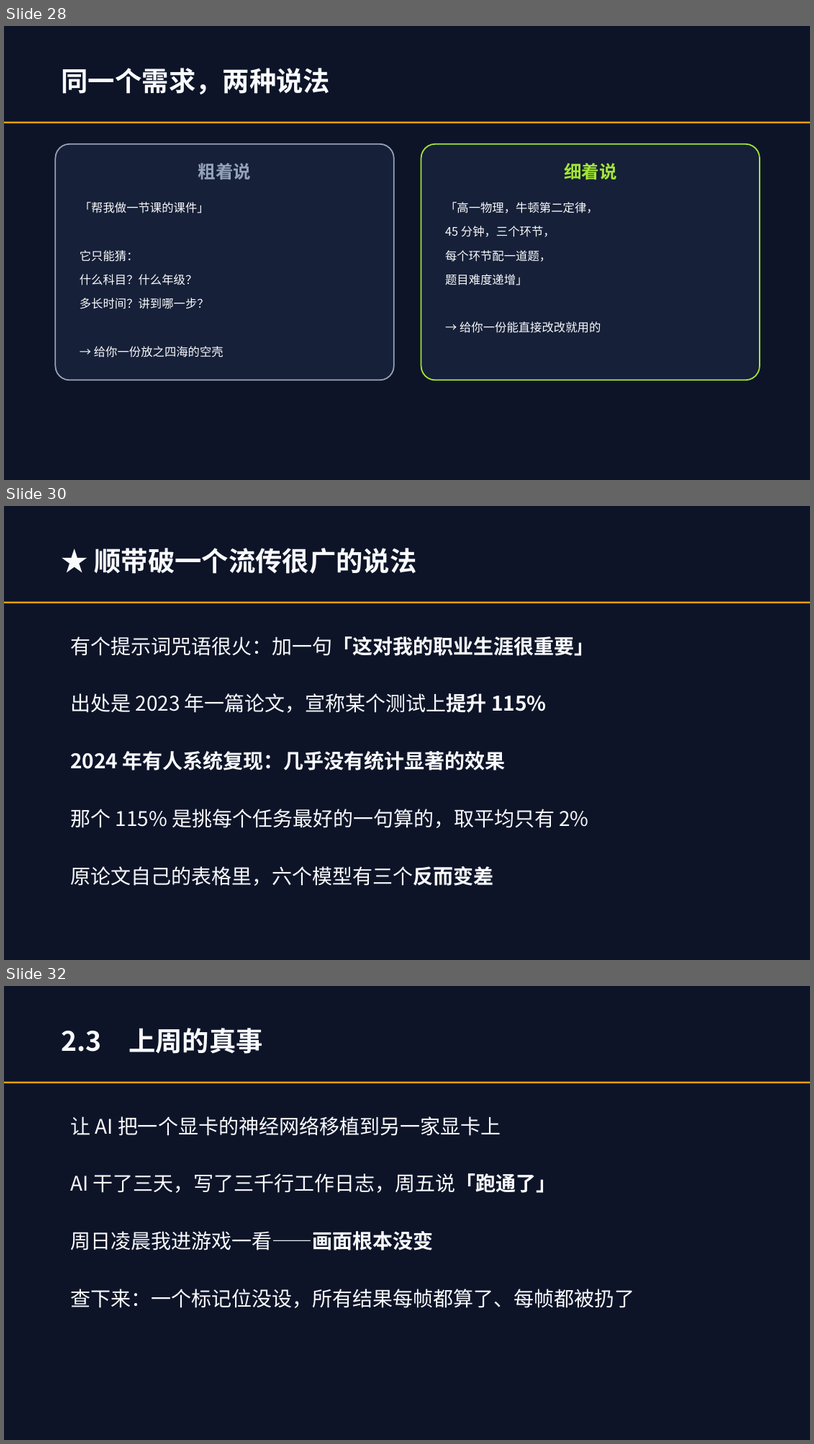
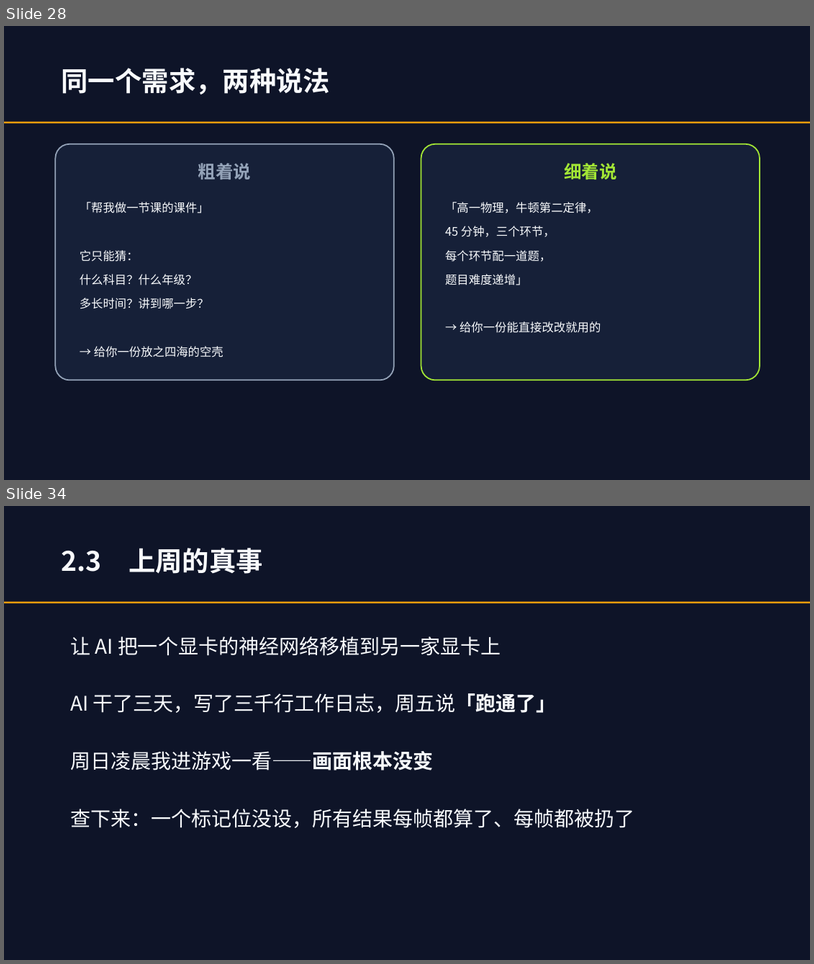
Before and after one commit to lmxxf/ai-theorys-study, a slide deck: wechat/curriculum/智能通识课.pptx. Shown one above the other, each under a label of ours: slides 28, 30 and 32 before the commit, slides 28 and 34 after it; the slides between them are not shown. The pictures are 814x1444 and 814x964 pixels, drawn with LibreOffice and Linux fonts; fonts in the diff are those of the drawing. Boxes give left, top, right and bottom in pixels: in the first picture for what was removed or moved away, otherwise in the second. Text is boxed around its words. In the diff, an @@ line names an element or a change of style, - is before the commit and + after.

```diff
--- a/wechat/curriculum/智能通识课.pptx
+++ b/wechat/curriculum/智能通识课.pptx
@@ slide 30 removed at box(4, 506, 810, 960), background #0E1428 @@
@@ text removed at box(94, 548, 417, 574) @@
-★ 顺带破一个流传很广的说法
@@ rectangle removed at box(4, 602, 810, 603) @@
@@ text removed at box(70, 636, 594, 656) @@
-有个提示词咒语很火：加一句「这对我的职业生涯很重要」
@@ text removed at box(70, 693, 546, 713) @@
-出处是 2023 年一篇论文，宣称某个测试上提升 115%
@@ text removed at box(70, 751, 506, 770) @@
-2024 年有人系统复现：几乎没有统计显著的效果
@@ text removed at box(70, 808, 589, 828) @@
-那个 115% 是挑每个任务最好的一句算的，取平均只有 2%
@@ text removed at box(70, 866, 494, 885) @@
-原论文自己的表格里，六个模型有三个反而变差
@@ what was slide 32 is now slide 34 @@
```
Also in this commit, not shown: 3 slides changed, 7 slides added, 2 other files.
